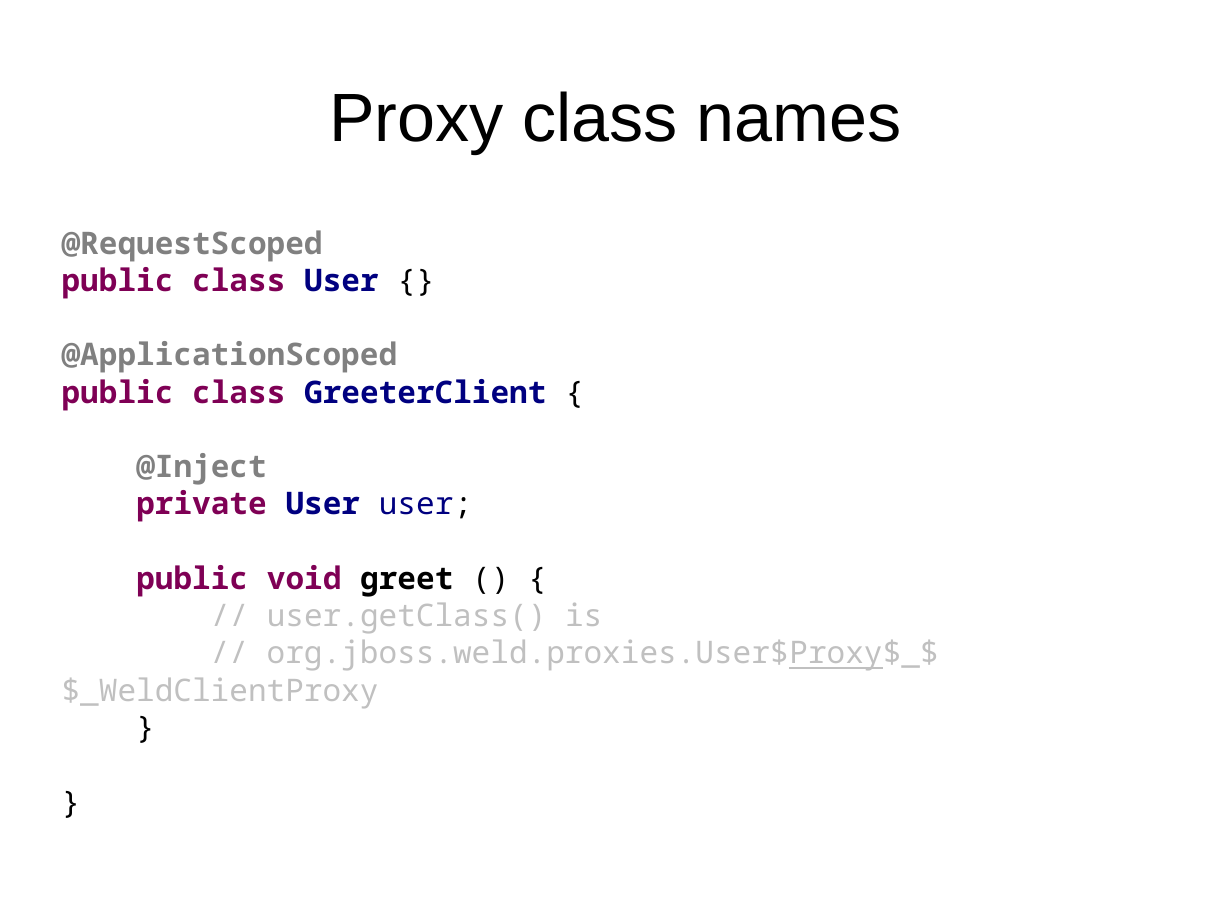
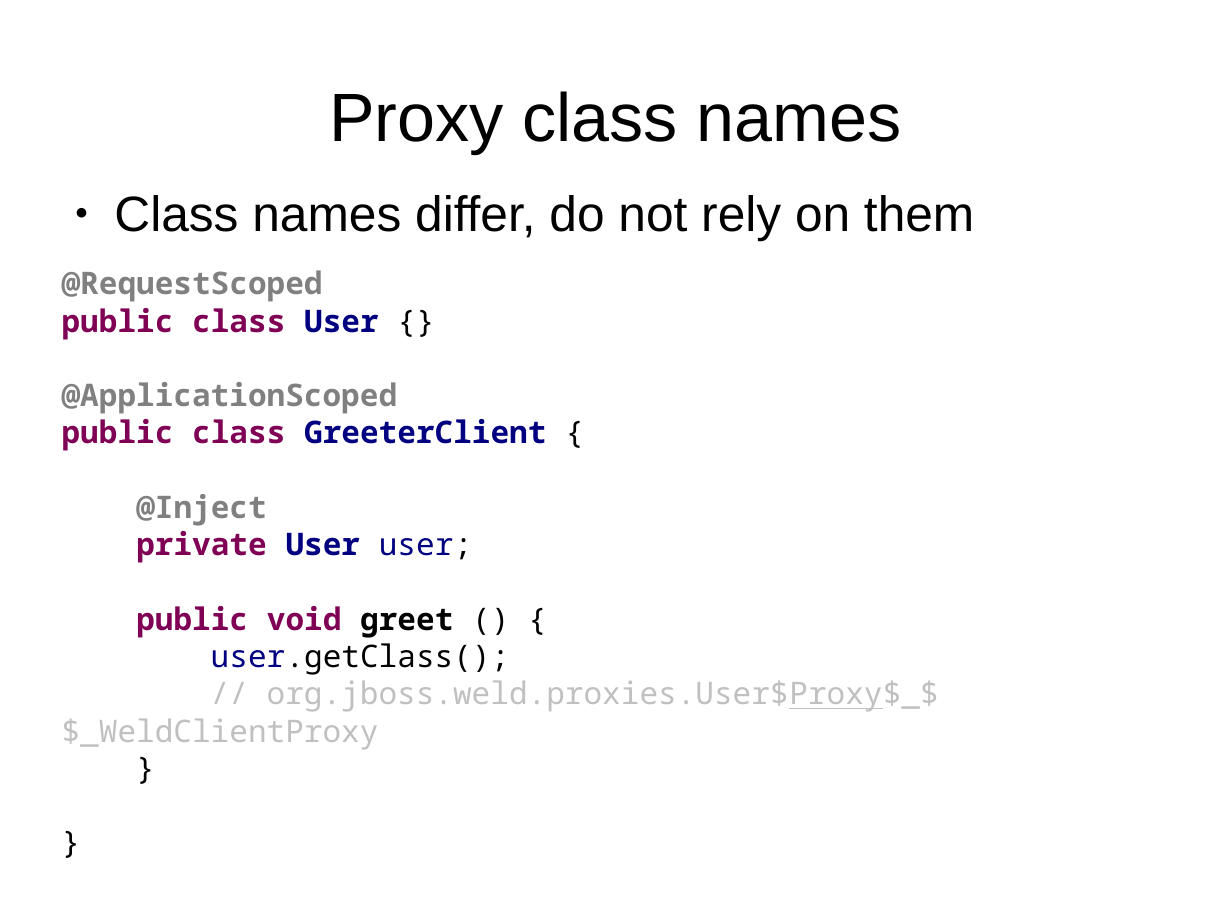
Before and after one commit to FrigoCoder/CDI, a slide deck: slide 50 of CDI.odp (slide 49 before the commit). Drawn at 1232x924 pixels with LibreOffice and Linux fonts; fonts in the diff are those of the drawing. Boxes give left, top, right and bottom in pixels: in the first picture for what was removed or moved away, otherwise in the second. Text is boxed around its words. In the diff, an @@ line names an element or a change of style, - is before the commit and + after.

```diff
--- a/CDI.odp
+++ b/CDI.odp
@@ text "Class names differ, do not ..." moved from (x1=62, y1=230, x2=939, y2=708) to (x1=62, y1=195, x2=974, y2=749) @@
@@ text at (x1=114, y1=195, x2=974, y2=241): paragraph added @@
+● Class names differ, do not rely on them
@@ text at (x1=211, y1=643, x2=509, y2=675): text changed; text colour #C0C0C0 to #000000 @@
-// user.getClass() is
+user.getClass();
```
Also in this commit, not shown: 2 other slides changed, 5 slides added, 6 other files.
